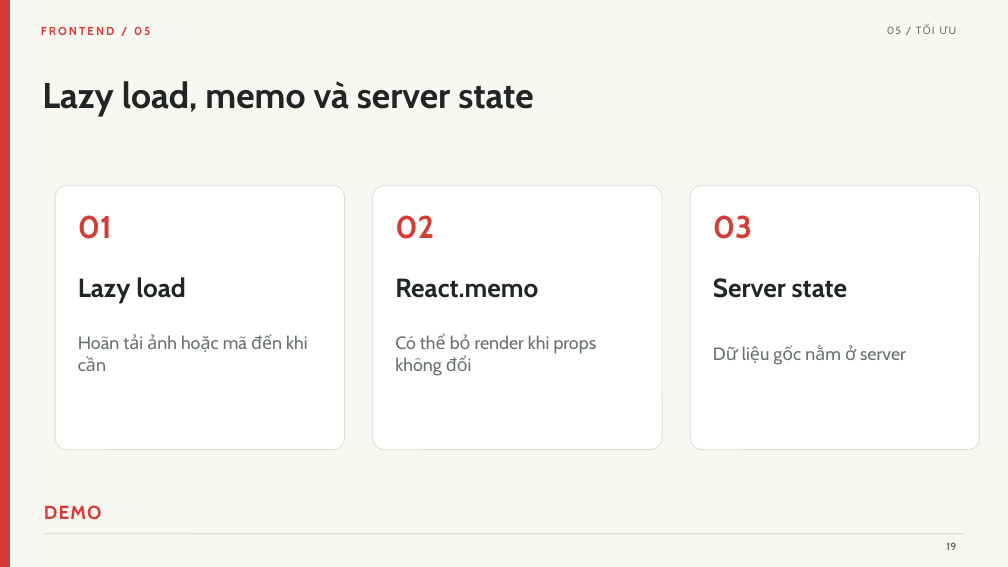
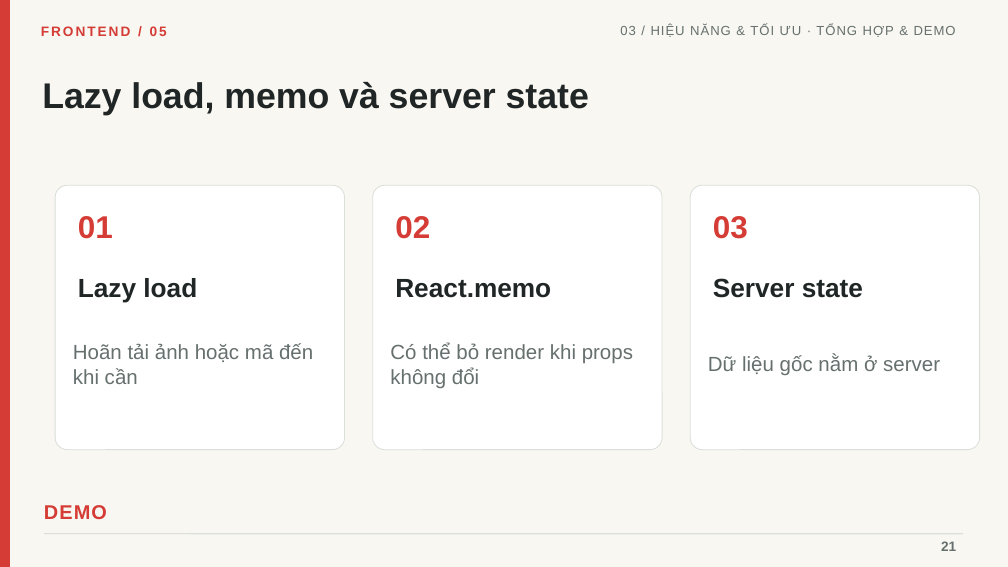
Before and after one commit to linhtn-spec/seminar-nextjs, a slide deck: slide 21 of Seminar_05_Frontend_Roadmap_Tieng_Viet_Da_Chinh_Sua.pptx (slide 19 before the commit). Drawn at 1008x567 pixels with LibreOffice and Linux fonts; fonts in the diff are those of the drawing. Boxes give left, top, right and bottom in pixels: in the first picture for what was removed or moved away, otherwise in the second. Text is boxed around its words. In the diff, an @@ line names an element or a change of style, - is before the commit and + after.

```diff
--- a/Seminar_05_Frontend_Roadmap_Tieng_Viet_Da_Chinh_Sua.pptx
+++ b/Seminar_05_Frontend_Roadmap_Tieng_Viet_Da_Chinh_Sua.pptx
@@ text "FRONTEND / 05" at box(41, 26, 167, 36): size 11 to 13 pt, font Cabin to Arial @@
@@ text added at box(620, 25, 956, 37), 12.5 pt, text #66706E @@
+03 / HIỆU NĂNG & TỐI ƯU · TỔNG HỢP & DEMO
@@ text removed at box(887, 26, 901, 34) @@
-05 / TỐI ƯU
@@ font Cabin to Arial in 7 elements at box(42, 82, 589, 115), box(78, 216, 113, 239), box(78, 278, 197, 303), box(395, 216, 430, 239), box(395, 279, 551, 298), box(713, 216, 748, 239), box(713, 278, 863, 298) @@
@@ size 17 to 19.5 pt, font Cabin to Arial in 3 elements at box(73, 343, 313, 384), box(708, 355, 940, 375), box(390, 343, 633, 388) @@
@@ text "DEMO" at box(44, 505, 107, 519): size 18 to 19 pt, font Cabin to Arial @@
@@ text added at box(941, 541, 956, 551), 13 pt, text #66706E, bold @@
+21
@@ text removed at box(946, 542, 956, 550) @@
-19
```
Also in this commit, not shown: 23 other slides changed, 3 slides added, 6 other files.
